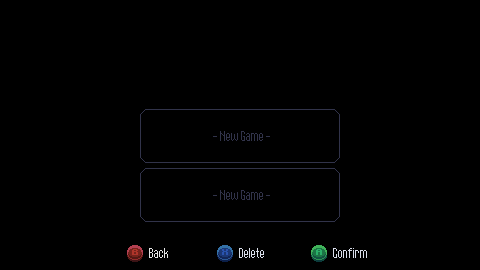
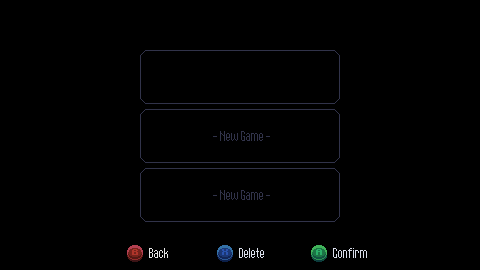
Layers edited between the first and the second 480x270 image:
added layer "slot_1_deselected" above "slot_1_lines" over [140, 50, 340, 104]
